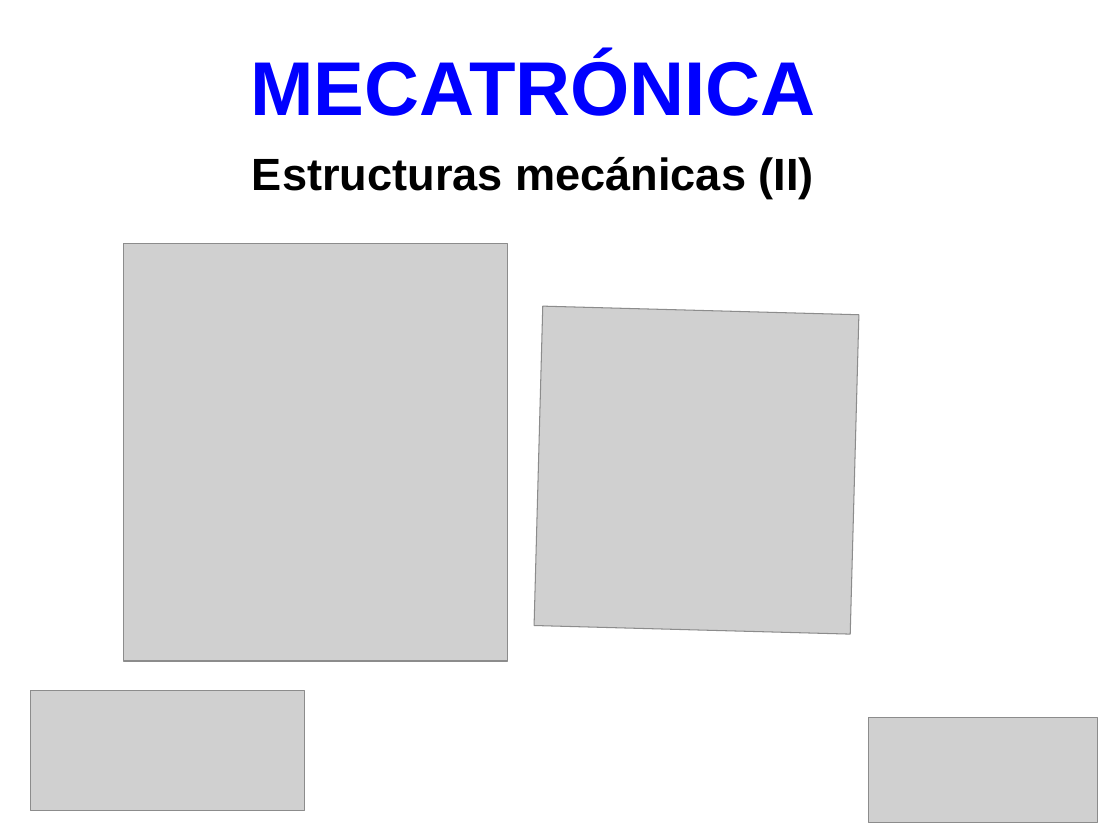
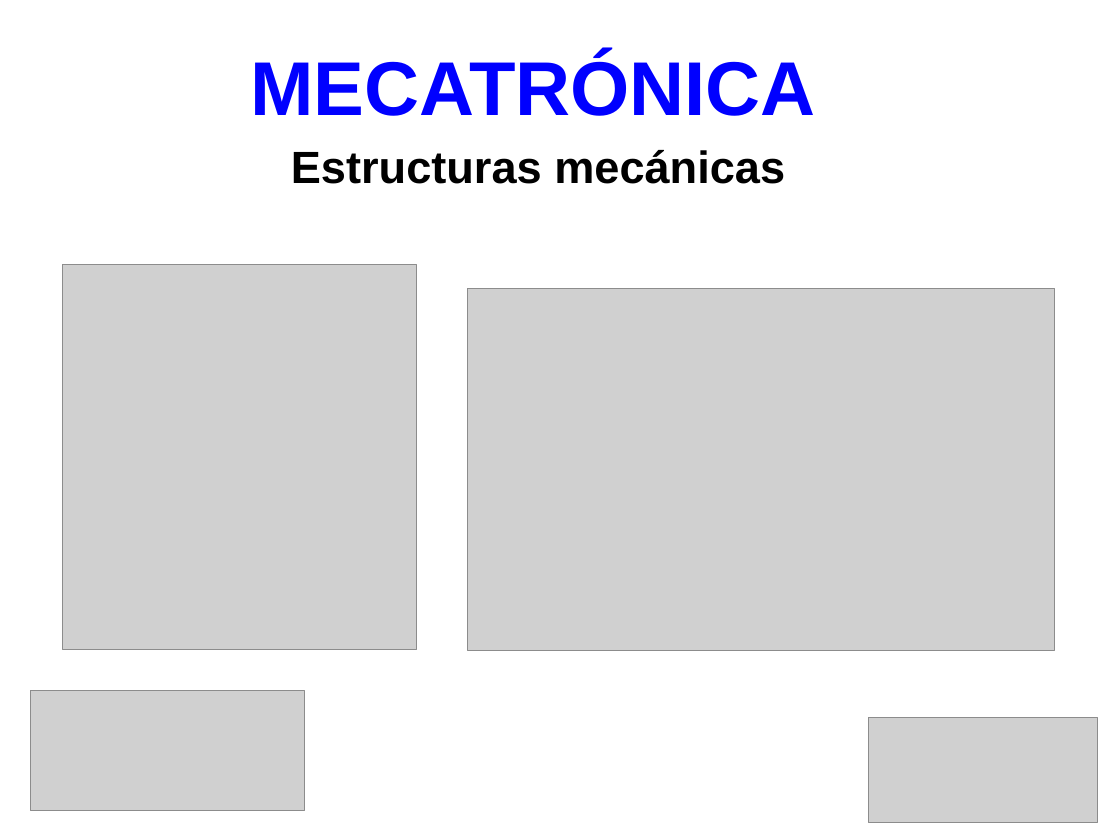
Before and after one commit to myTeachingURJC/Mecatronica, a slide deck: slide 1 of wiki/S03/Portada/Portada.odp. Drawn at 1120x840 pixels with LibreOffice and Linux fonts; fonts in the diff are those of the drawing; grey boxes stand for pictures. Boxes give left, top, right and bottom in pixels: in the first picture for what was removed or moved away, otherwise in the second. Text is boxed around its words. In the diff, an @@ line names an element or a change of style, - is before the commit and + after.

```diff
--- a/wiki/S03/Portada/Portada.odp
+++ b/wiki/S03/Portada/Portada.odp
@@ title at <box>291,150,785,184</box>: text changed @@
-Estructuras mecánicas (II)
+Estructuras mecánicas
@@ picture: place and size @@
-picture at <box>123,244,508,662</box>
+picture at <box>63,264,417,649</box>
@@ picture at <box>468,289,1055,650</box>: rotation 1 to 0 degrees @@
```
Also in this commit, not shown: 3 other files.
